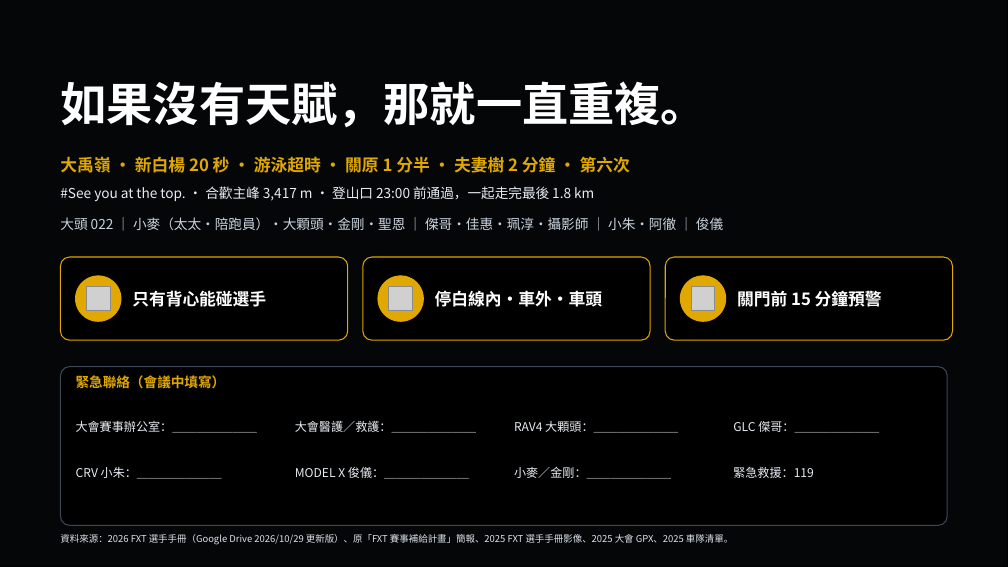
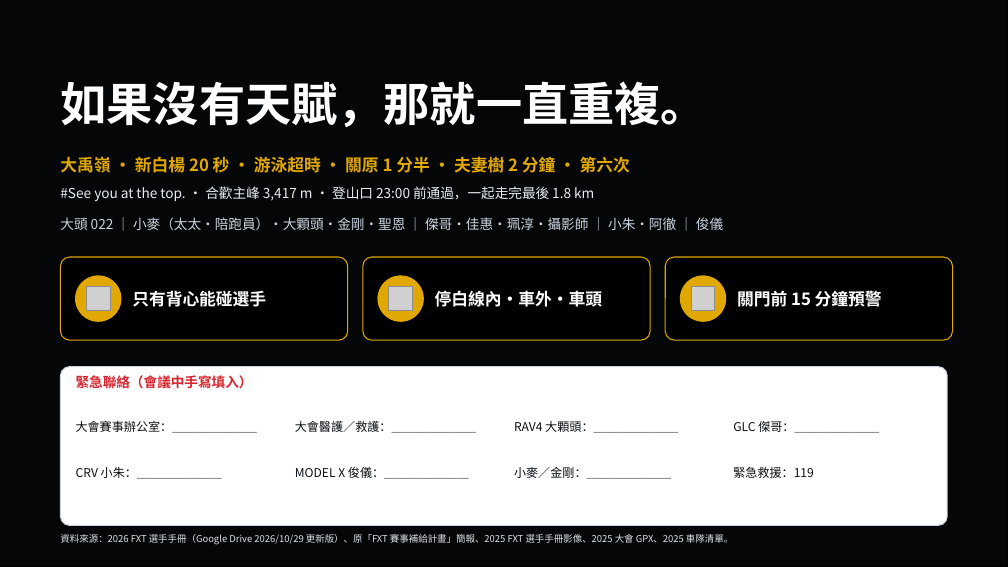
Before and after one commit to powermovebboy-sys/Race-site, a slide deck: slide 36 of deck/2026_FXT_第六次一起走完.pptx. Drawn at 1008x567 pixels with LibreOffice and Linux fonts; fonts in the diff are those of the drawing; grey boxes stand for pictures; background and template pictures are left out. Boxes give left, top, right and bottom in pixels: in the first picture for what was removed or moved away, otherwise in the second. Text is boxed around its words. In the diff, an @@ line names an element or a change of style, - is before the commit and + after.

```diff
--- a/deck/2026_FXT_第六次一起走完.pptx
+++ b/deck/2026_FXT_第六次一起走完.pptx
@@ rounded rectangle at [60, 367, 948, 526]: fill #000000 to #FFFFFF; outline #000000 1 pt to #C9D3DE 1 pt @@
@@ rounded rectangle removed at [60, 367, 948, 526] @@
@@ text at [76, 375, 253, 389]: text changed; text colour #E0A800 to #D7262F @@
-緊急聯絡（會議中填寫）
+緊急聯絡（會議中手寫填入）
@@ text colour #E6ECF2 to #0B0F14 in 8 elements at [76, 421, 257, 433], [295, 421, 476, 433], [514, 421, 678, 433], [733, 421, 879, 433], [76, 467, 222, 479], [295, 467, 469, 479], [514, 467, 671, 479], [733, 467, 814, 478] @@
```
Also in this commit, not shown: 1 other slide changed, 2 other files.
